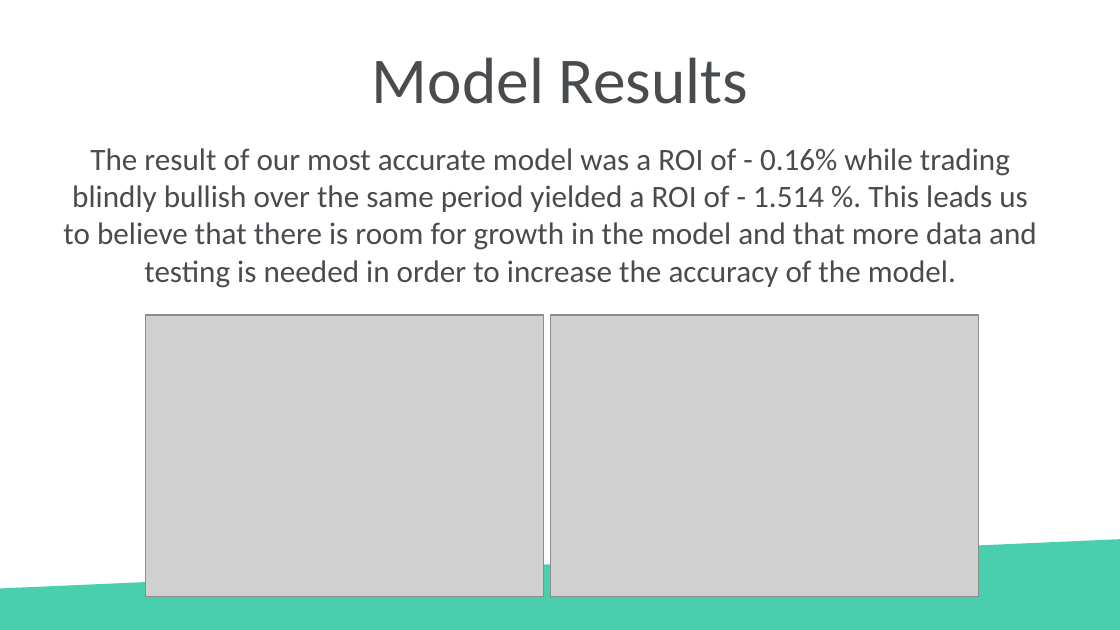
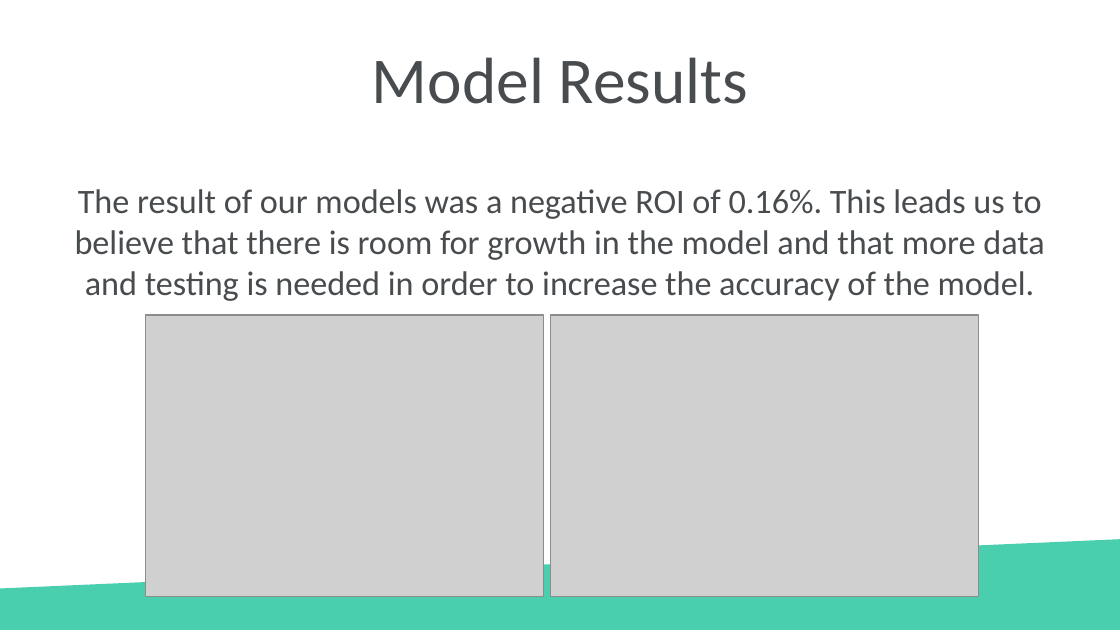
Before and after one commit to joshuatbond/Crypto_Deep_Learning_Proj, a slide deck: slide 10 of Presentation.pptx. Drawn at 1120x630 pixels with LibreOffice and Linux fonts; fonts in the diff are those of the drawing; grey boxes stand for pictures; background and template pictures are left out. Boxes give left, top, right and bottom in pixels: in the first picture for what was removed or moved away, otherwise in the second. Text is boxed around its words. In the diff, an @@ line names an element or a change of style, - is before the commit and + after.

Commit message:
Slides, PDF

```diff
--- a/Presentation.pptx
+++ b/Presentation.pptx
@@ text at [75, 189, 1044, 301]: text changed; size 20 to 22 pt @@
-The result of our most accurate model was a ROI of - 0.16% while trading blindly bullish over the same period yielded a ROI of - 1.514 %. This leads us to believe that there is room for growth in the model and that more data and testing is needed in order to increase the accuracy of the model.
+The result of our models was a negative ROI of 0.16%. This leads us to believe that there is room for growth in the model and that more data and testing is needed in order to increase the accuracy of the model.
```
Also in this commit, not shown: 1 other slide changed, 1 other file.
